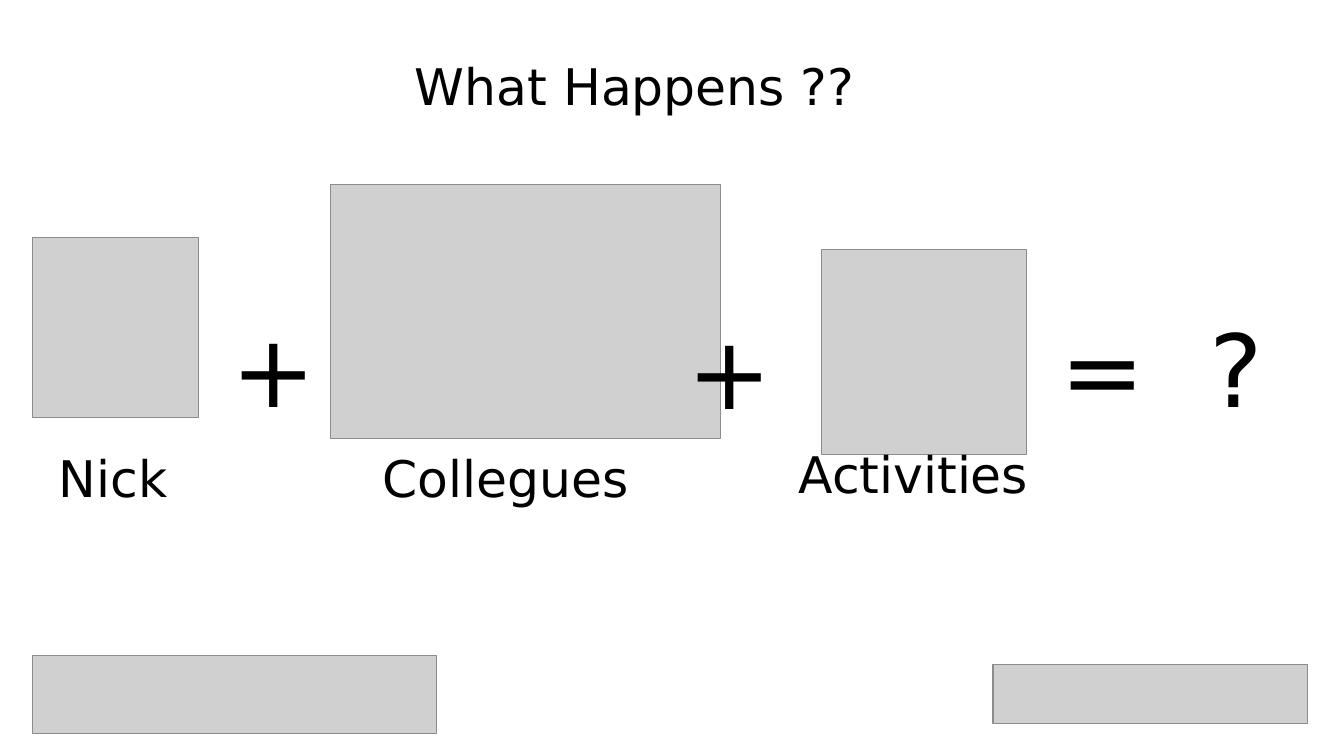
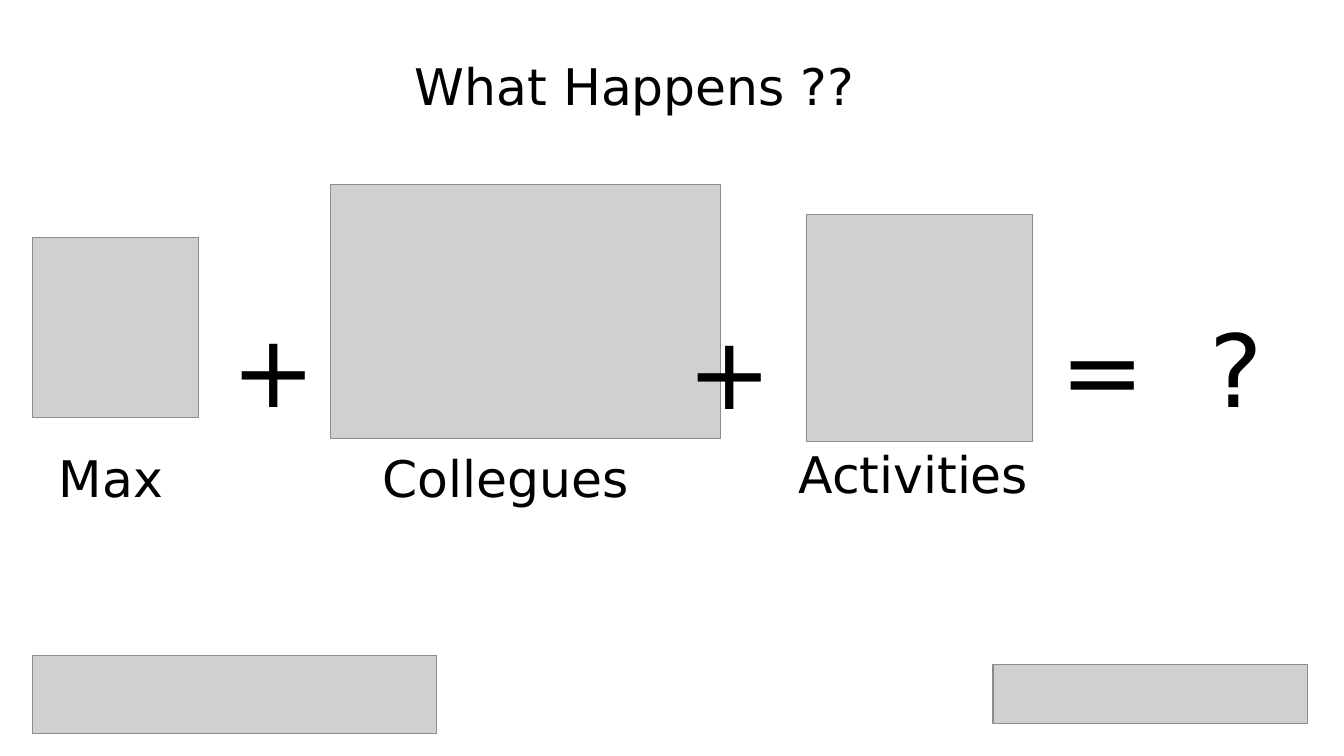
Before and after one commit to FelixLeChat/IOU-Slack, a slide deck: slide 2 of Processus d’affaire.pptx. Drawn at 1344x756 pixels with LibreOffice and Linux fonts; fonts in the diff are those of the drawing; grey boxes stand for pictures. Boxes give left, top, right and bottom in pixels: in the first picture for what was removed or moved away, otherwise in the second. Text is boxed around its words. In the diff, an @@ line names an element or a change of style, - is before the commit and + after.

```diff
--- a/Processus d’affaire.pptx
+++ b/Processus d’affaire.pptx
@@ picture: place and size @@
-picture at (822,250,1026,455)
+picture at (807,215,1033,442)
@@ text at (59,460,163,498): text changed @@
-Nick
+Max
```
Also in this commit, not shown: 4 other slides changed, 1 slide added, 1 other file.
